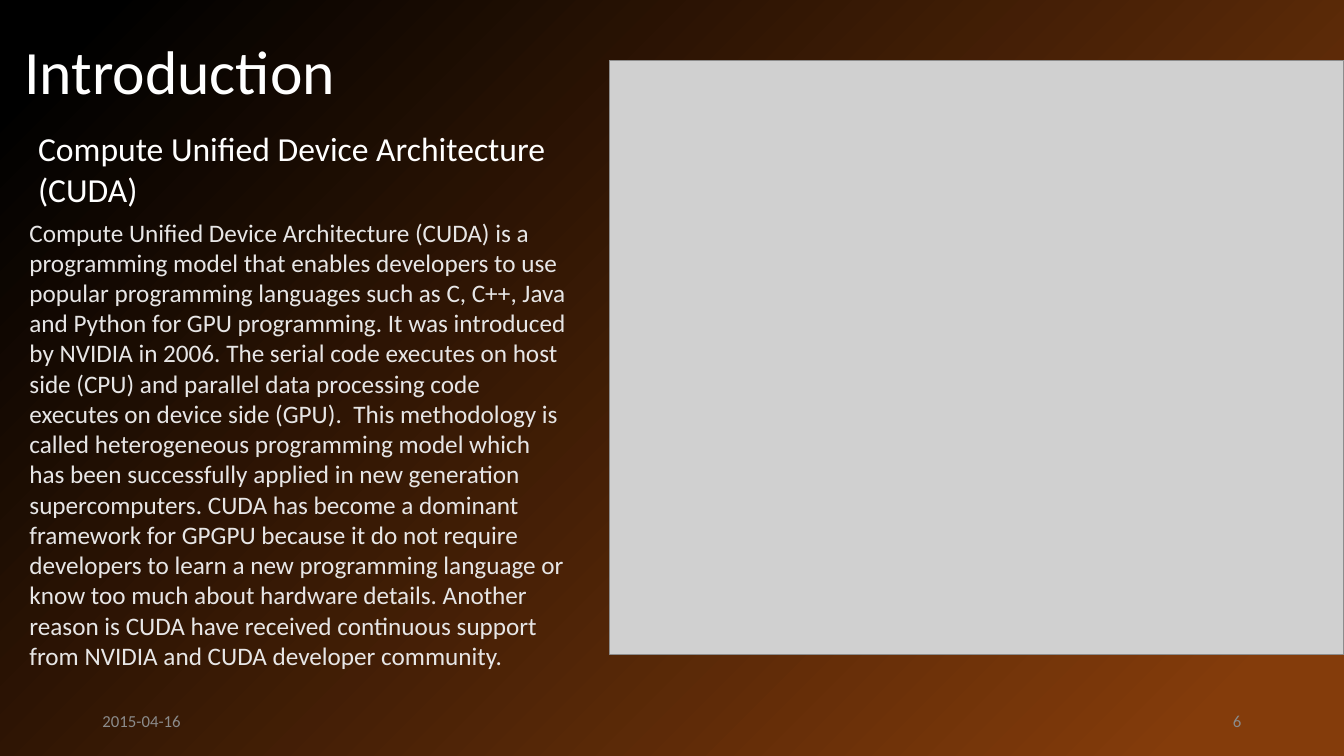
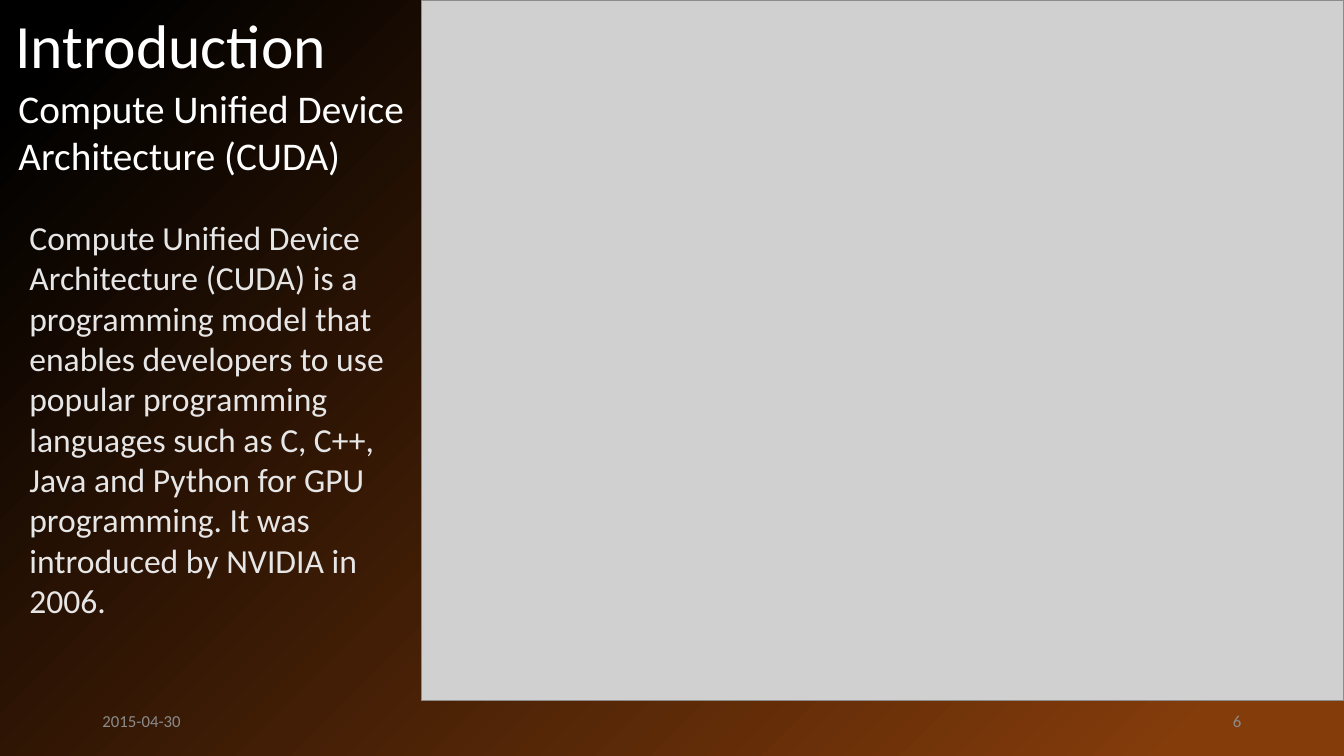
Before and after one commit to john-jiang-ca/Tianpei, a slide deck: slide 6 of FCSD-CUDA project/Presentation/CCECE2015 Presentation Tianpei Chen.pptx. Drawn at 1344x756 pixels with LibreOffice and Linux fonts; fonts in the diff are those of the drawing; grey boxes stand for pictures. Boxes give left, top, right and bottom in pixels: in the first picture for what was removed or moved away, otherwise in the second. Text is boxed around its words. In the diff, an @@ line names an element or a change of style, - is before the commit and + after.

```diff
--- a/FCSD-CUDA project/Presentation/CCECE2015 Presentation Tianpei Chen.pptx
+++ b/FCSD-CUDA project/Presentation/CCECE2015 Presentation Tianpei Chen.pptx
@@ title "Introduction" moved from (x1=24, y1=51, x2=335, y2=95) to (x1=15, y1=25, x2=326, y2=69) @@
@@ picture resized from (x1=610, y1=60, x2=1344, y2=654) to (x1=421, y1=0, x2=1344, y2=701) @@
@@ text "Compute Unified Device Architecture (CUDA)" moved from (x1=38, y1=137, x2=545, y2=207) to (x1=18, y1=95, x2=404, y2=176) @@
@@ text "Compute Unified Device Architecture (CUDA)" at (x1=18, y1=95, x2=404, y2=176): size 24 to 28 pt @@
@@ text at (x1=29, y1=226, x2=383, y2=614): text changed; size 18 to 24 pt @@
-Compute Unified Device Architecture (CUDA) is a programming model that enables developers to use popular programming languages such as C, C++, Java and Python for GPU programming. It was introduced by NVIDIA in 2006. The serial code executes on host side (CPU) and parallel data processing code executes on device side (GPU). This methodology is called heterogeneous programming model which has been successfully applied in new generation supercomputers. CUDA has become a dominant framework for GPGPU because it do not require developers to learn a new programming language or know too much about hardware details. Another reason is CUDA have received continuous support from NVIDIA and CUDA developer community.
+Compute Unified Device Architecture (CUDA) is a programming model that enables developers to use popular programming languages such as C, C++, Java and Python for GPU programming. It was introduced by NVIDIA in 2006.
@@ text at (x1=102, y1=716, x2=180, y2=727): text changed @@
-2015-04-16
+2015-04-30
```
Also in this commit, not shown: 17 other slides changed, 5 slides added, 1 other file.
